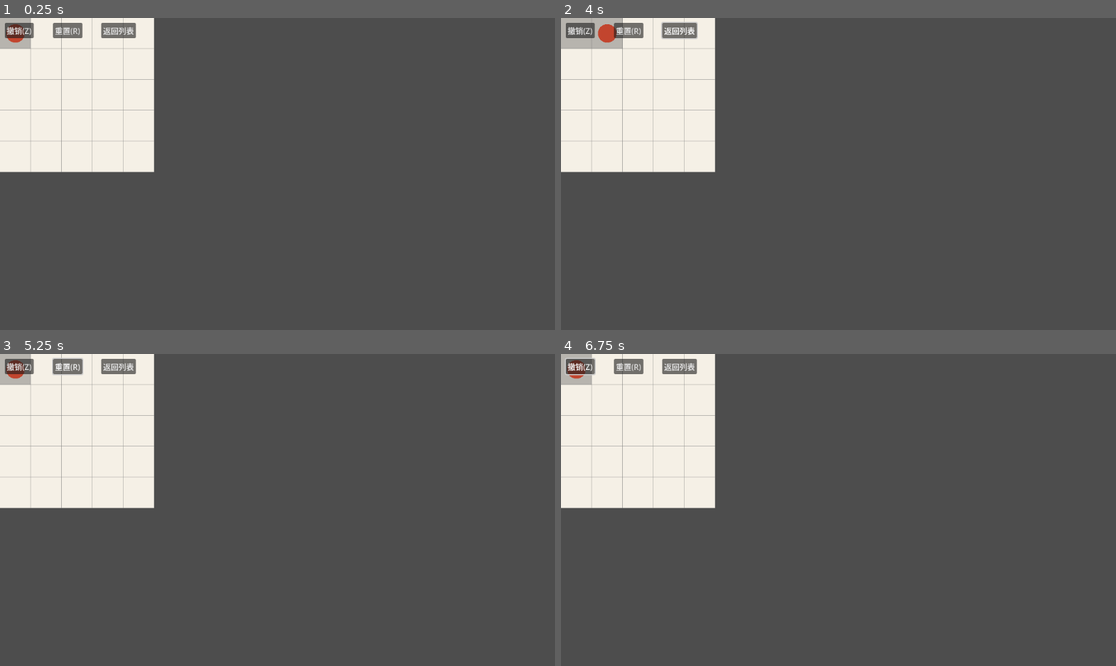
Above: before the commit, frames 1-4 (two rows, left to right).
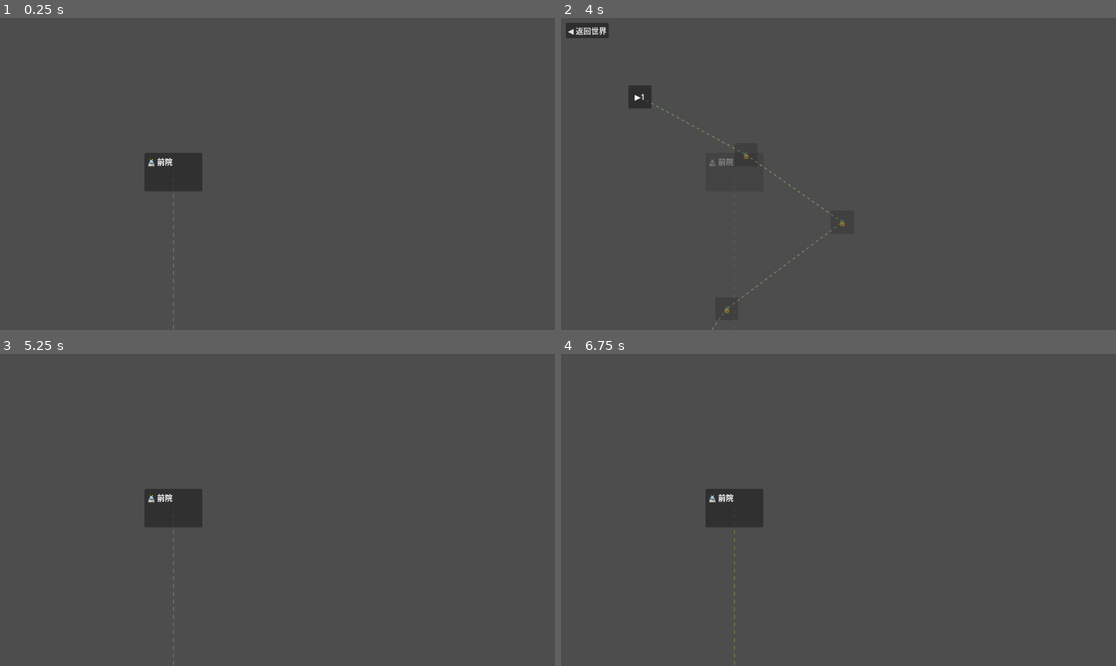
Above: after the commit, the same moments.

Repository: earneet/monk
Game: Godot game, scene res://Scenes/boot.tscn
Same seed, same stepped clock (60 frames per second), same inputs: the game is played once before the commit and once after it. Before the commit the project starts from res://Scenes/level.tscn.
Inputs (mouse positions are in pixels of both pictures, inside the frame that each line leads up to):
- Up to frame 1 (0.25 s): no input
- Up to frame 2 (4 s): click (577, 30) at 0.5 s, where only the run before the commit has a clickable "撤销(Z)"; click (627, 30) at 1.25 s, where only the run before the commit has a clickable "重置(R)"; click (677, 30) at 2 s, where only the run before the commit has a clickable "返回列表"; tap Enter at 2.75 s; move the mouse to (960, 158) at 2.77 s; hold Right 2.78-3.5 s; hold Shift 2.78-3.5 s; click (960, 158) at 2.92 s; tap Space at 3.5 s; drag from (727, 189) to (810, 236) at 3.52 s
- Up to frame 3 (5.25 s): click (27, 366) at 4.25 s, where only the run after the commit has a clickable "◀ 返回世界"; tap Enter at 5 s; move the mouse to (333, 441) at 5.02 s; hold Right from 5.03 s (still down); tap Ctrl at 5.1 s
- Up to frame 4 (6.75 s): release Right at 5.75 s; tap Space at 5.75 s; drag from (810, 572) to (672, 463) at 5.77 s; tap Enter at 6.5 s; move the mouse to (1005, 556) at 6.52 s; hold Left from 6.53 s (still down); tap R at 6.6 s

The runs differ from the first frame. In frame 1, 15% of the frame differs, in the area x 0-37%, y 0-100%; in frame 2, 14%; in frame 3, 15%; in frame 4, 15%.

Commit message:
fix(boot): 主场景由 level.tscn 改为 boot.tscn(选关入口为启动入口)
Co-Authored-By: Claude <noreply@anthropic.com>

Diff:
--- a/project.godot
+++ b/project.godot
@@ -11,7 +11,7 @@
 [application]
 
 config/name="monk"
-run/main_scene="res://Scenes/level.tscn"
+run/main_scene="uid://bapoleovhc5bw"
 config/features=PackedStringArray("4.7", "Forward Plus")
 config/icon="res://icon.svg"
 
